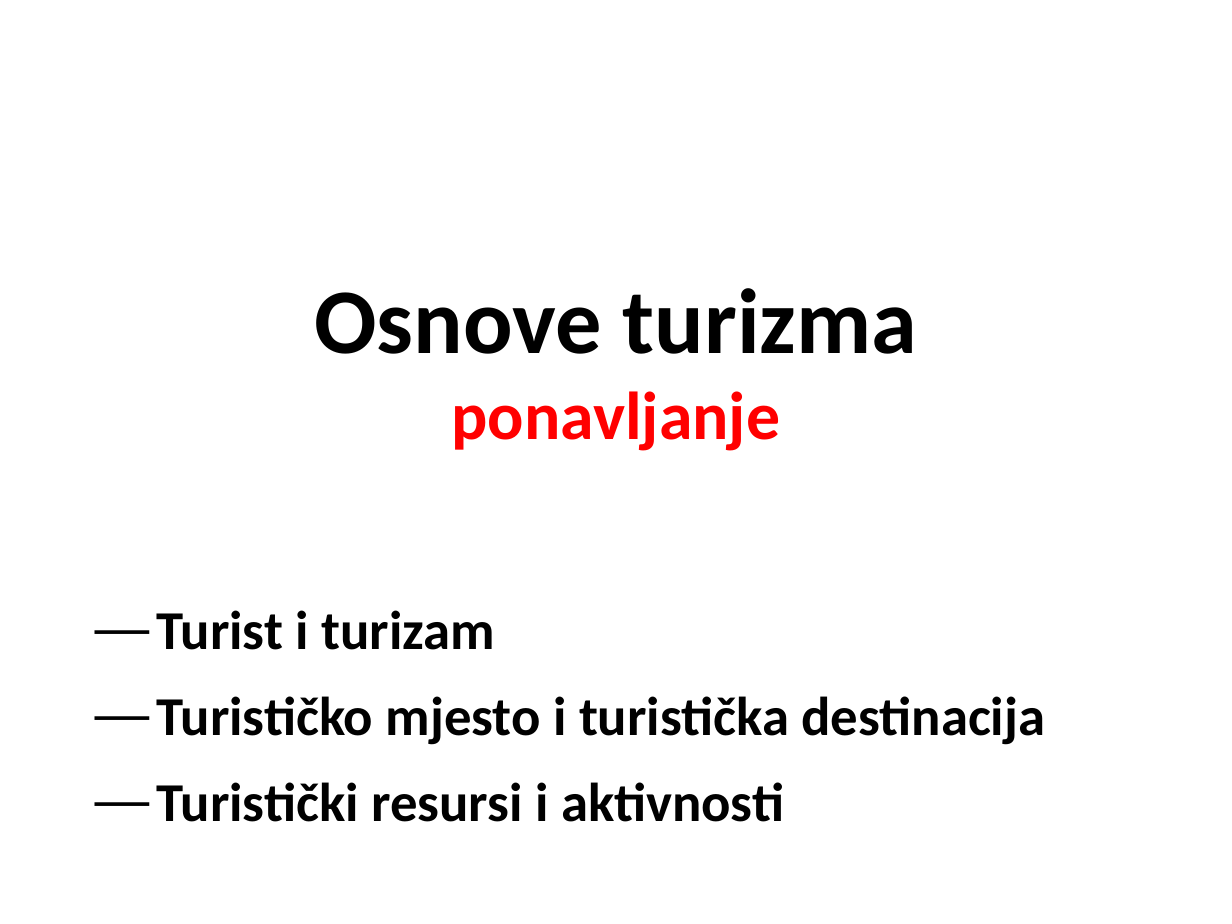
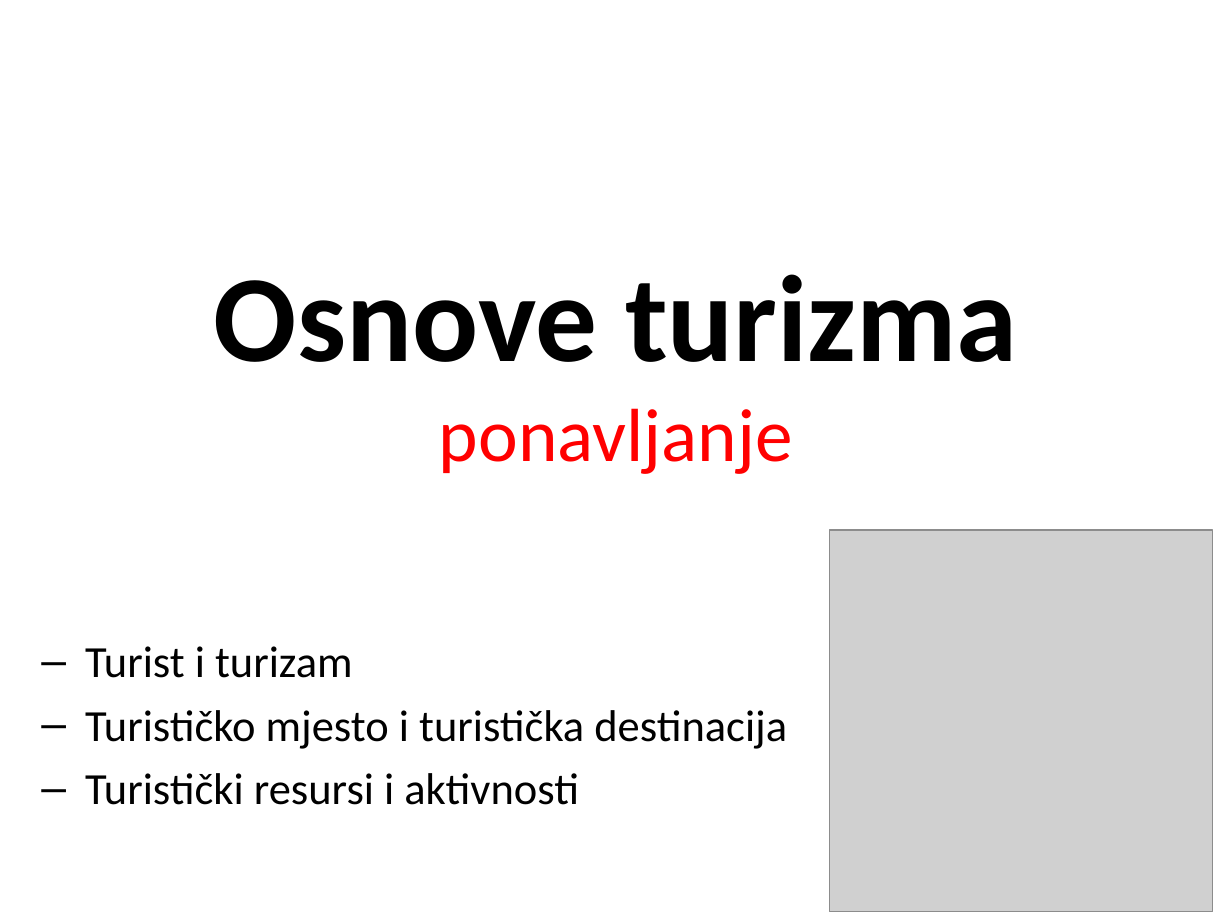
Before and after one commit to cornx/print, a slide deck: slide 2 of data/prezentacije/osnove_turizma/001_1_Turizam_uvod-ponavljanje.pptx (slide 1 before the commit). Drawn at 1232x924 pixels with LibreOffice and Linux fonts; fonts in the diff are those of the drawing; grey boxes stand for pictures. Boxes give left, top, right and bottom in pixels: in the first picture for what was removed or moved away, otherwise in the second. Text is boxed around its words. In the diff, an @@ line names an element or a change of style, - is before the commit and + after.

Commit message:
ponavljanje prez upd

```diff
--- a/data/prezentacije/osnove_turizma/001_1_Turizam_uvod-ponavljanje.pptx
+++ b/data/prezentacije/osnove_turizma/001_1_Turizam_uvod-ponavljanje.pptx
@@ title "Osnove turizma ponavljanje" at (x1=214, y1=274, x2=1017, y2=474): size 54 to 72 pt in "Osnove turizma"; size 39.6 to 44 pt, bold off in "ponavljanje" @@
@@ picture added at (x1=829, y1=530, x2=1212, y2=912) @@
@@ text "Turist i turizam" moved from (x1=156, y1=610, x2=1045, y2=822) to (x1=85, y1=646, x2=787, y2=805) @@
@@ text "Turist i turizam" at (x1=85, y1=646, x2=787, y2=805): size 32 to 26 pt, bold off; bullet ― to –; less space between paragraphs @@
```
Also in this commit, not shown: 8 other slides changed, 4 slides added.
